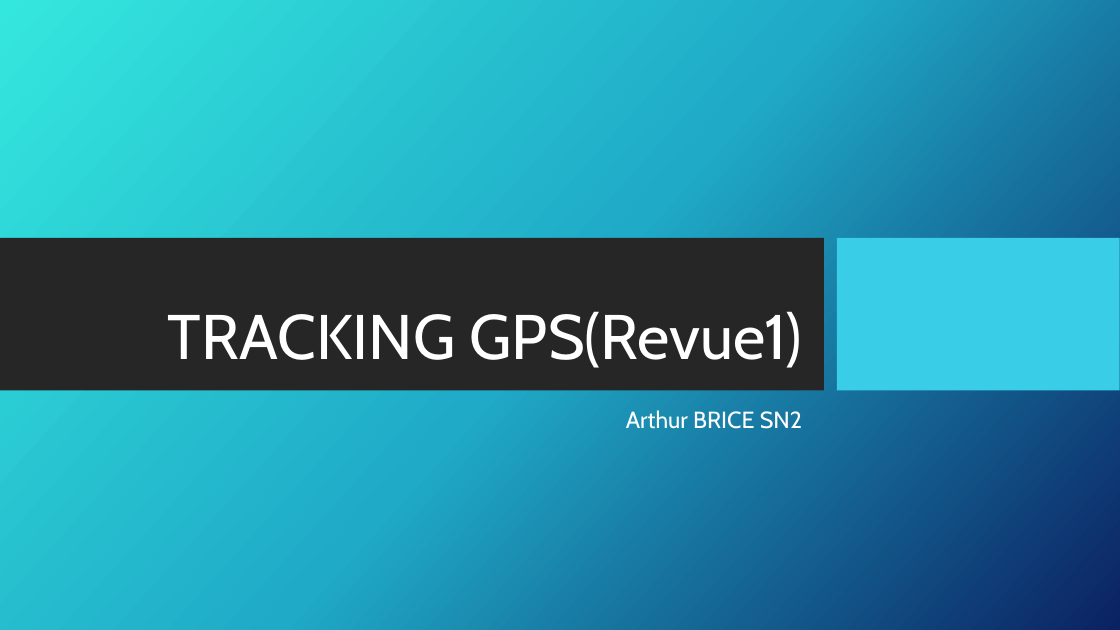
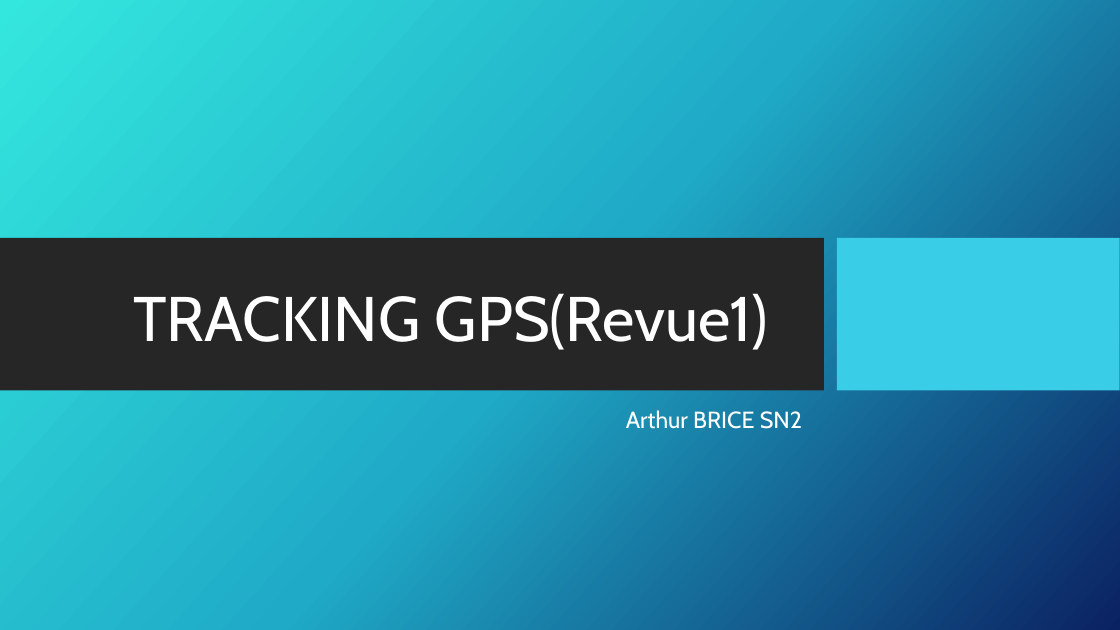
Before and after one commit to vincentsn2/Projet_BTS_Tracking_GPS, a slide deck: slide 1 of Diagramme/Arthur/revueArthurBRICE1.pptx. Drawn at 1120x630 pixels with LibreOffice and Linux fonts; fonts in the diff are those of the drawing; background and template pictures are left out. Boxes give left, top, right and bottom in pixels: in the first picture for what was removed or moved away, otherwise in the second. Text is boxed around its words. In the diff, an @@ line names an element or a change of style, - is before the commit and + after.

```diff
--- a/Diagramme/Arthur/revueArthurBRICE1.pptx
+++ b/Diagramme/Arthur/revueArthurBRICE1.pptx
@@ title "TRACKING GPS(Revue1)": place and size @@
-title "TRACKING GPS(Revue1)" at (168,311,803,368)
+title "TRACKING GPS(Revue1)" at (133,293,768,350)
```
Also in this commit, not shown: 25 other slides changed, 3 slides added, 16 slides removed.
